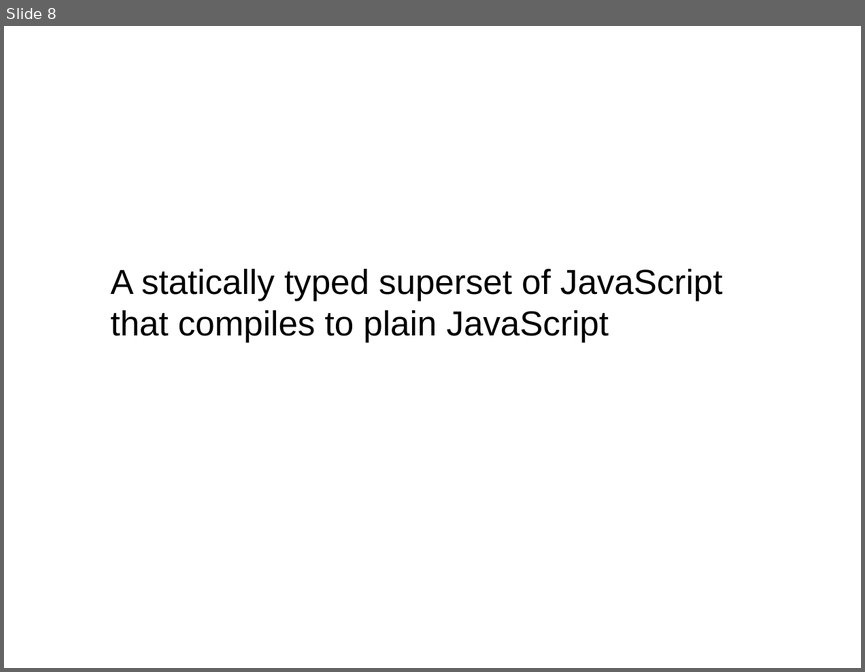
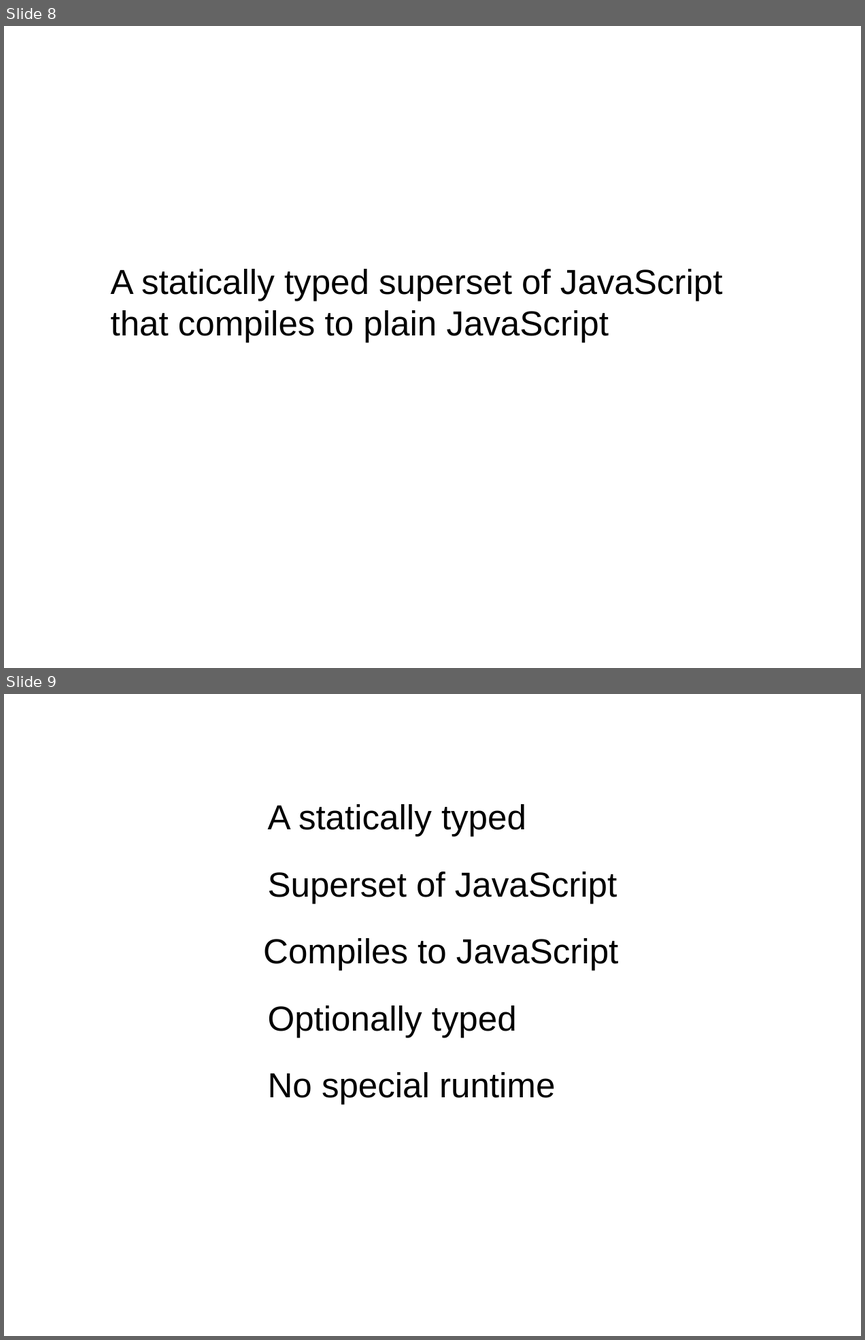
Before and after one commit to life0727/blog, a slide deck: ppt/typescript1.pptx. Shown one above the other, each under a label of ours: slide 8 before the commit, slides 8 and 9 after it. The pictures are 865x672 and 865x1340 pixels, drawn with LibreOffice and Linux fonts; fonts in the diff are those of the drawing; background and template pictures are left out. Boxes give left, top, right and bottom in pixels: in the first picture for what was removed or moved away, otherwise in the second. Text is boxed around its words. In the diff, an @@ line names an element or a change of style, - is before the commit and + after.

```diff
--- a/ppt/typescript1.pptx
+++ b/ppt/typescript1.pptx
@@ slide 9 added at box(4, 694, 861, 1336), background picture (left out) @@
@@ text added at box(268, 804, 526, 836), 46 pt, text #000000 @@
+  A statically typed
@@ text added at box(268, 871, 617, 903), 46 pt, text #000000 @@
+  Superset of JavaScript
@@ text added at box(263, 938, 618, 970), 46 pt, text #000000 @@
+  Compiles to JavaScript
@@ text added at box(268, 1005, 517, 1037), 46 pt, text #000000 @@
+  Optionally typed
@@ text added at box(268, 1072, 555, 1105), 46 pt, text #000000 @@
+  No special runtime
```
Also in this commit, not shown: 2 slides changed, 4 other slides added, 2 slides removed.
